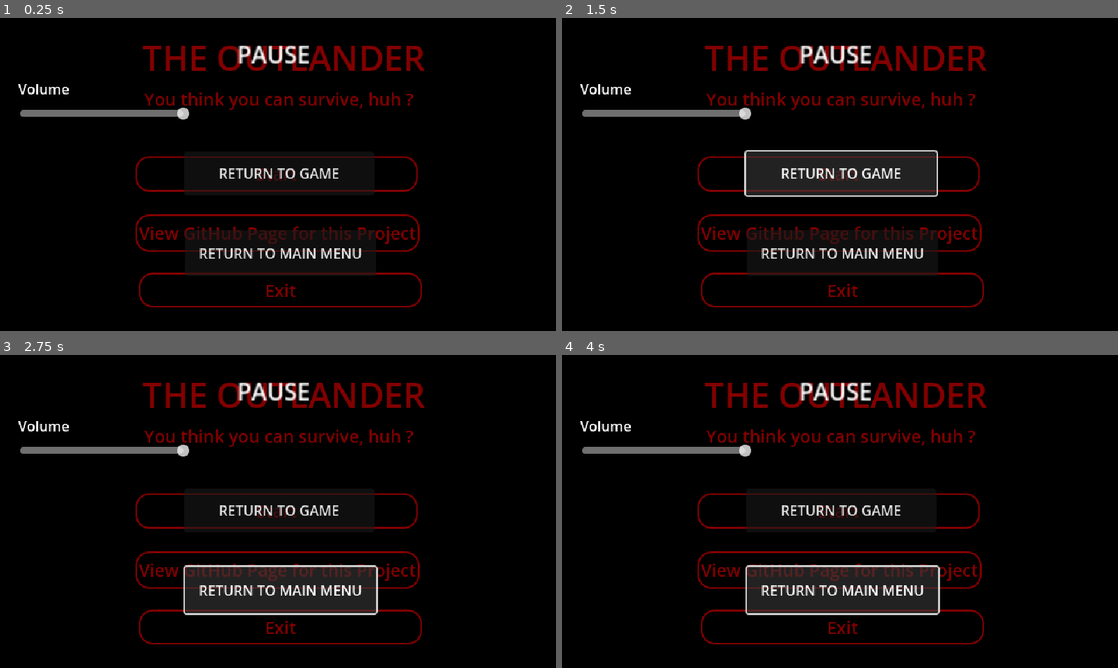
Above: before the commit, frames 1-4 (two rows, left to right).
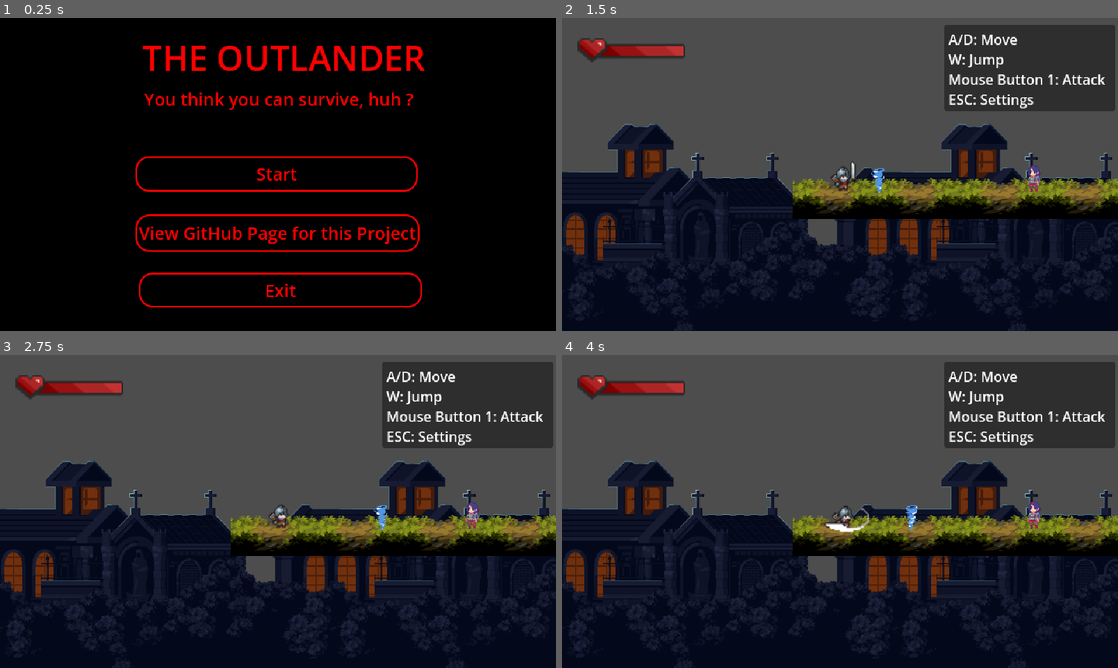
Above: after the commit, the same moments.

Repository: hinatanguyen/The-Outlander
Game: Godot game, scene res://Scene/MainMenu.tscn
The game is run twice, just before and just after one commit, with the same random seed, the same clock (stepped at 60 frames per second) and the same inputs.
Inputs (mouse positions are in pixels of both pictures, inside the frame that each line leads up to):
- Up to frame 1 (0.25 s): no input
- Up to frame 2 (1.5 s): click "Start" at 0.5 s; click (840, 174) at 1.25 s, where only the run before the commit has a clickable "Start"
- Up to frame 3 (2.75 s): click (278, 570) at 2 s, where only the run before the commit has a clickable "View GitHub Page for this Pro…"
- Up to frame 4 (4 s): click (840, 511) at 2.75 s, where only the run before the commit has a clickable "RETURN TO GAME"; click (840, 589) at 3.5 s, where only the run before the commit has a clickable "RETURN TO MAIN MENU"

The runs differ from the first frame. In frame 1, 7.3% of the frame differs, in the area x 3-77%, y 8-93%; in frame 2, 95%; in frame 3, 95%; in frame 4, 95%, in the area x 0-100%, y 0-100%.
Error before the commit: Parse Error: Unexpected identifier "pause_menu" in class body. (res://Scripts/pause_menu.gd:1)

Commit message:
しまった。。。。。

Diff:
--- a/新しいゲームプロジェクト/Scripts/main_menu.gd
+++ b/新しいゲームプロジェクト/Scripts/main_menu.gd
@@ -1,4 +1,3 @@
-main_menu.gd
 extends Control
 
 @onready var start_button = $StartButton
--- a/新しいゲームプロジェクト/Scripts/pause_menu.gd
+++ b/新しいゲームプロジェクト/Scripts/pause_menu.gd
@@ -1,4 +1,3 @@
-pause_menu.gd
 extends CanvasLayer
 
 @onready var volume_slider = $CenterContainer/Panel/VolumeSlider
